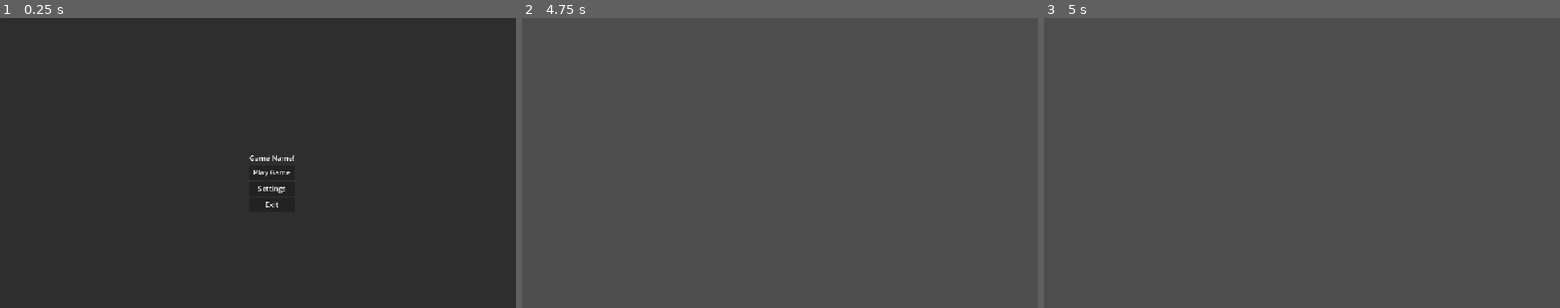
Above: before the commit, frames 1-3 (left to right).
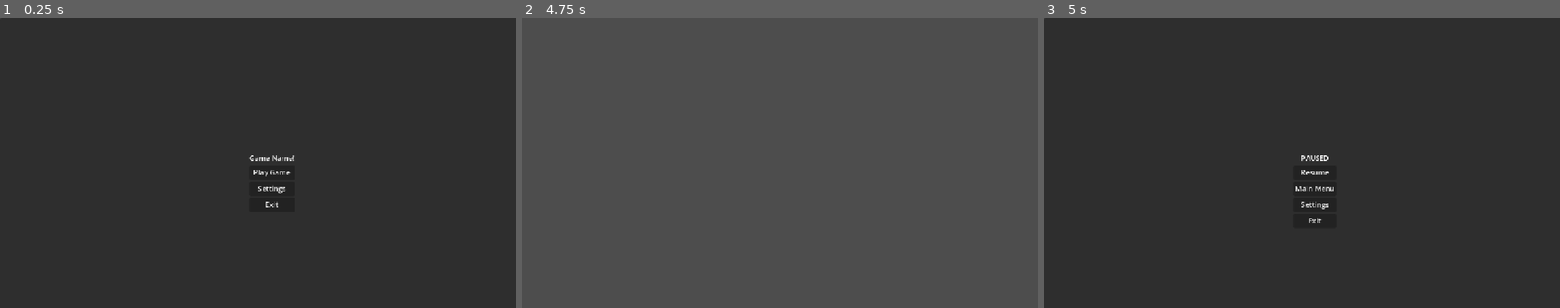
Above: after the commit, the same moments.

Repository: PawnxPawn/DeathMatch
Game: Godot game, scene res://Menus/MainMenu.tscn
Same seed, same stepped clock (60 frames per second), same inputs: the game is played once before the commit and once after it. Before the commit the project has no main scene; this scene is started directly in both runs.
Inputs:
- Up to frame 1 (0.25 s): no input
- Up to frame 2 (4.75 s): click "Play Game" at 0.5 s; tap Enter at 1.25, 2.75, 4.25 s; tap Space at 2, 3.5 s
- Up to frame 3 (5 s): tap Escape (Pause) at 4.9 s

Frames 1-2 are identical in both runs. In frame 3, 100% of the frame differs, in the area x 0-100%, y 0-100%.

Commit message:
Menus!
Menus are fully functional!

Full Features:
Main Menu : Directs to Game, Shows and Hides Settings Panel, and exits the game.

Settings Menu: Correctly controls Volume. Channels have been setup for Master, Music, and SFX.

Pause Menu: Listens for Pause Key (escape) to be pressed, pauses the game, shows and hides the Pause Menu.

Allows player to move to MainMenu, show and hide settings, and to exit the game.

Diff:
--- a/deathmatch/Game/Game.tscn
+++ b/deathmatch/Game/Game.tscn
@@ -1,3 +1,12 @@
-[gd_scene format=3 uid="uid://bkwn2t17jhet2"]
+[gd_scene load_steps=2 format=3 uid="uid://bkwn2t17jhet2"]
+
+[ext_resource type="PackedScene" uid="uid://ktn845vos8qe" path="res://Menus/PauseMenu.tscn" id="1_hqwdr"]
 
 [node name="Game" type="Node2D"]
+
+[node name="CanvasLayer" type="CanvasLayer" parent="."]
+
+[node name="PauseMenu" parent="CanvasLayer" instance=ExtResource("1_hqwdr")]
+size_flags_horizontal = 4
+size_flags_vertical = 4
+metadata/_edit_use_anchors_ = true
--- a/deathmatch/Menus/MainMenu.tscn
+++ b/deathmatch/Menus/MainMenu.tscn
@@ -1,7 +1,6 @@
-[gd_scene load_steps=4 format=3 uid="uid://bdmlspewkwo5s"]
+[gd_scene load_steps=3 format=3 uid="uid://bdmlspewkwo5s"]
 
 [ext_resource type="Script" uid="uid://c7rq22m8nrqky" path="res://Menus/main_menu.gd" id="1_3g7qx"]
-[ext_resource type="PackedScene" uid="uid://bkwn2t17jhet2" path="res://Game/Game.tscn" id="2_7ihqj"]
 [ext_resource type="PackedScene" uid="uid://0lj3qejewwsp" path="res://Menus/SettingsMenu.tscn" id="2_r8dbq"]
 
 [node name="MainMenu" type="Control" node_paths=PackedStringArray("settings_menu", "main_menu_control")]
@@ -13,7 +12,6 @@
 grow_horizontal = 2
 grow_vertical = 2
 script = ExtResource("1_3g7qx")
-level_0 = ExtResource("2_7ihqj")
 settings_menu = NodePath("SettingsMenu")
 main_menu_control = NodePath("MainMenuControl")
 
--- a/deathmatch/Menus/main_menu.gd
+++ b/deathmatch/Menus/main_menu.gd
@@ -1,12 +1,12 @@
 extends Control
 
-@export var level_0: PackedScene
+var level_0 = "res://Game/Game.tscn" #Fixes a bug. I hate it here.
 @export var settings_menu: Control
 @export var main_menu_control: Control
 
 
 func _on_play_game_button_pressed() -> void:
-	get_tree().change_scene_to_packed(level_0)
+	get_tree().change_scene_to_file(level_0)
 
 
 func show_hide() -> void:
--- a/deathmatch/Menus/pause_menu.gd
+++ b/deathmatch/Menus/pause_menu.gd
@@ -5,9 +5,17 @@
 @export var pause_menu_control: Control
 
 
+func _ready() -> void:
+	pause_menu_control.visible = false
+
 func _input(_event: InputEvent) -> void:
-	get_tree().paused = true
-	pause_menu_control.visible = true
+	if (Input.is_action_just_pressed("Pause")):
+		print("Pausing")
+		toggle_pause()
+
+func toggle_pause() -> void:
+	get_tree().paused = !get_tree().paused
+	pause_menu_control.visible = !pause_menu_control.visible
 
 func _on_resume_button_pressed() -> void:
 	pause_menu_control.visible = false
--- a/deathmatch/project.godot
+++ b/deathmatch/project.godot
@@ -13,6 +13,7 @@
 config/name="DeathMatch"
 config/description="Death match match two."
 config/version="0.00.1"
+run/main_scene="uid://bdmlspewkwo5s"
 config/features=PackedStringArray("4.4", "GL Compatibility")
 config/icon="uid://b4jvdvcmjbamo"
 
